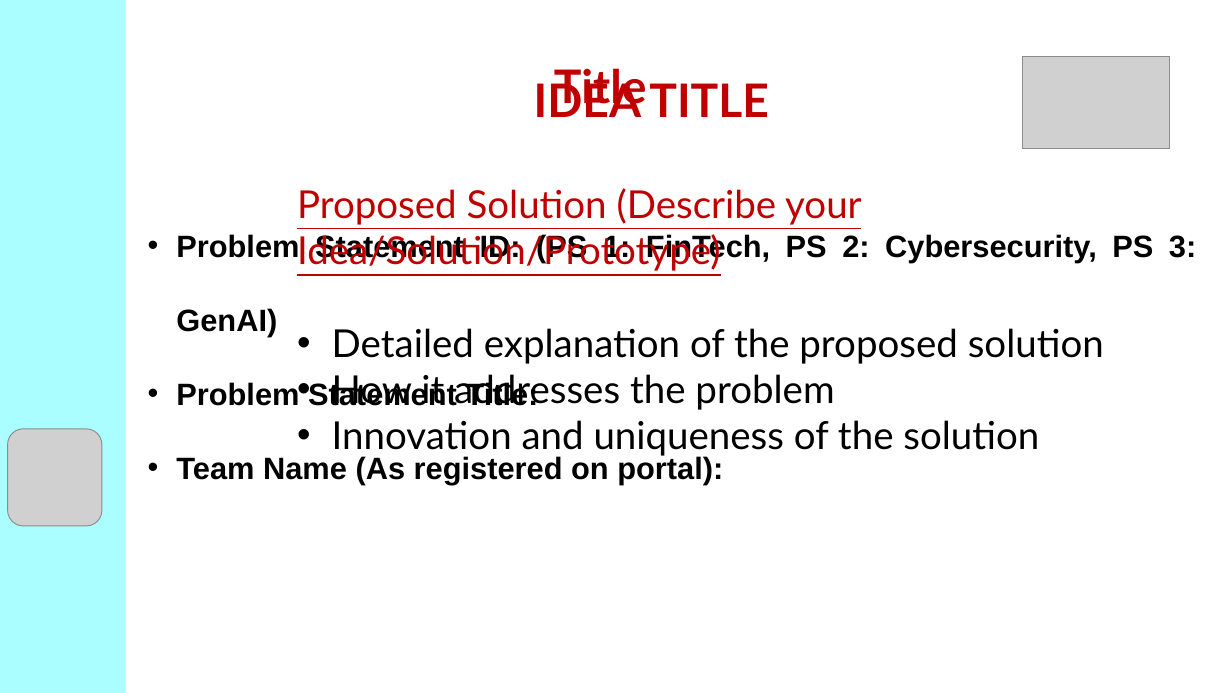
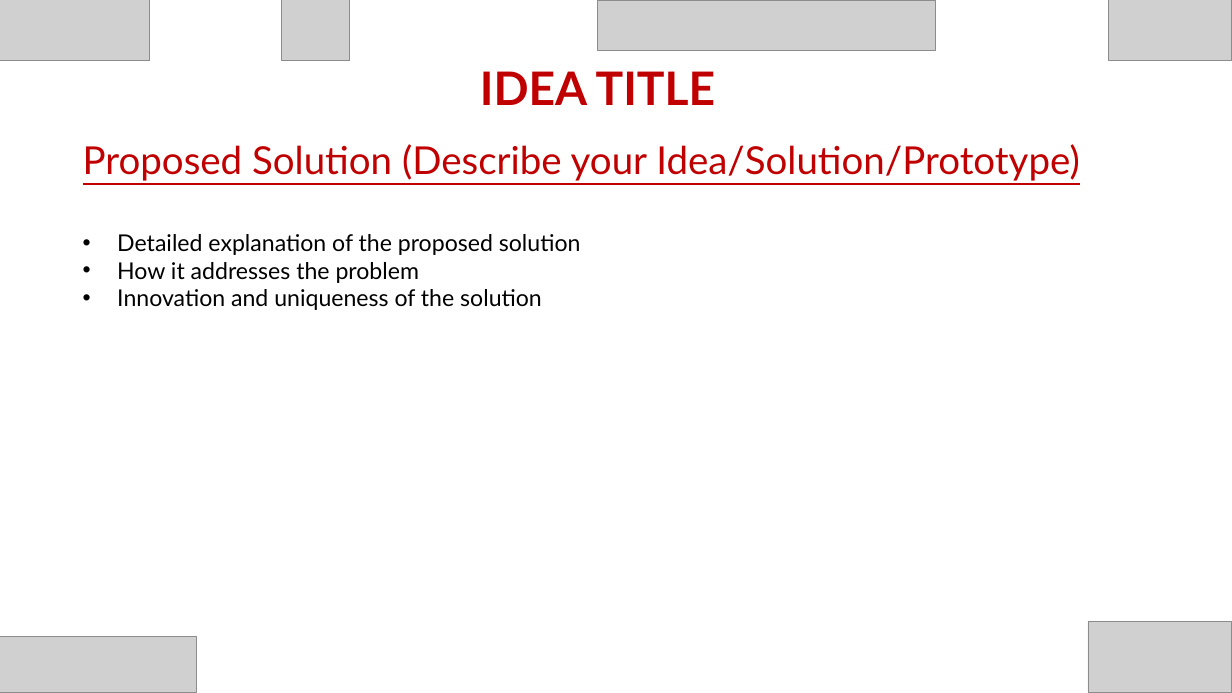
Before and after one commit to Suja16/csi-hack, a slide deck: slide 4 of packages/csi-hack2/public/template.pptx (slide 2 before the commit). Drawn at 1232x693 pixels with LibreOffice and Linux fonts; fonts in the diff are those of the drawing; grey boxes stand for pictures; background and template pictures are left out. Boxes give left, top, right and bottom in pixels: in the first picture for what was removed or moved away, otherwise in the second. Text is boxed around its words. In the diff, an @@ line names an element or a change of style, - is before the commit and + after.

```diff
--- a/packages/csi-hack2/public/template.pptx
+++ b/packages/csi-hack2/public/template.pptx
@@ rectangle removed at box(0, 0, 126, 693) @@
@@ picture added at box(0, 0, 150, 61) @@
@@ picture added at box(282, 0, 350, 61) @@
@@ picture added at box(598, 0, 936, 51) @@
@@ picture: place and size @@
-picture at box(1022, 56, 1170, 149)
+picture at box(1108, 0, 1232, 61)
@@ text "IDEA TITLE" rewrapped from box(534, 77, 641, 117) to box(480, 71, 716, 105) @@
@@ text removed at box(554, 68, 647, 111) @@
-Title
@@ text "Proposed Solution (Describe your Idea/Solution/Prototype)": place and size @@
-text "Proposed Solution (Describe your Idea/Solution/Prototype)" at box(297, 188, 1104, 457)
+text "Proposed Solution (Describe your Idea/Solution/Prototype)" at box(83, 144, 1080, 310)
@@ text at box(117, 234, 581, 310): size 30 to 18 pt in "Detailed explanation of the proposed solution", "How it addresses the problem", "Innovation and uniqueness of the solution" @@
@@ text removed at box(176, 233, 1196, 485) @@
-• Problem Statement ID: (PS 1: FinTech, PS 2: Cybersecurity, PS 3: GenAI)
-• Problem Statement Title:
-• Team Name (As registered on portal):
@@ picture removed at box(7, 429, 102, 526) @@
@@ picture added at box(1088, 621, 1232, 693) @@
@@ picture added at box(0, 636, 196, 693) @@
```
Also in this commit, not shown: 3 other slides changed, 5 slides added, 3 slides removed, 1 other file.
